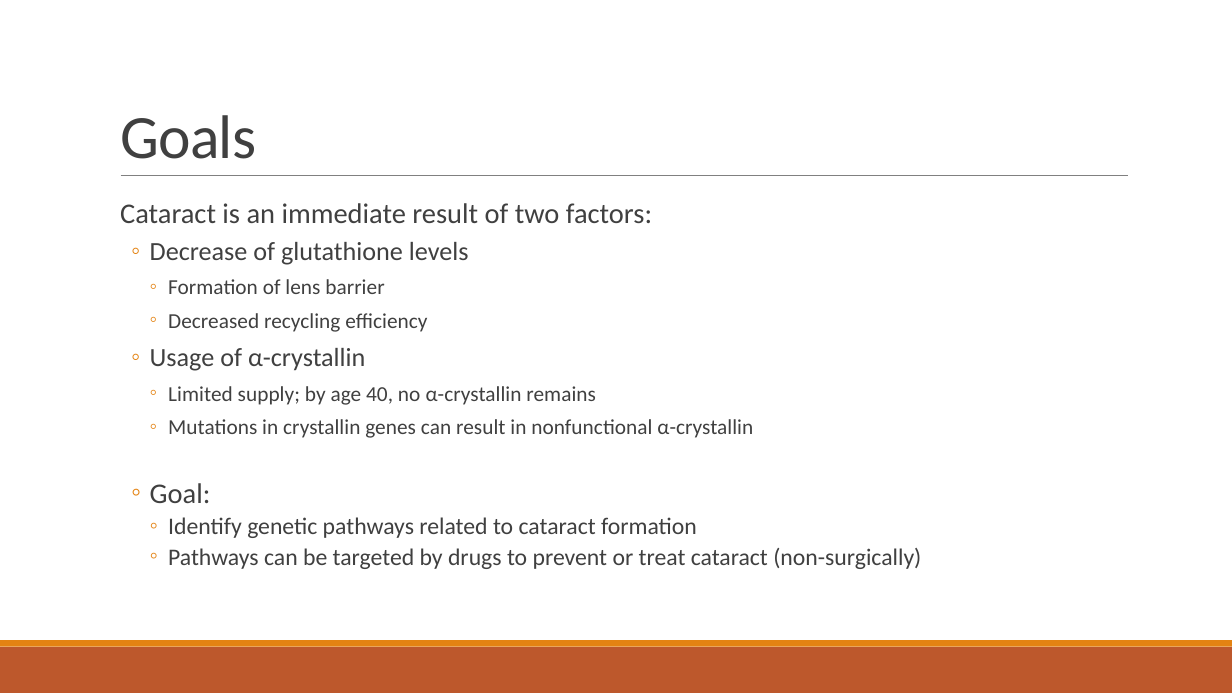
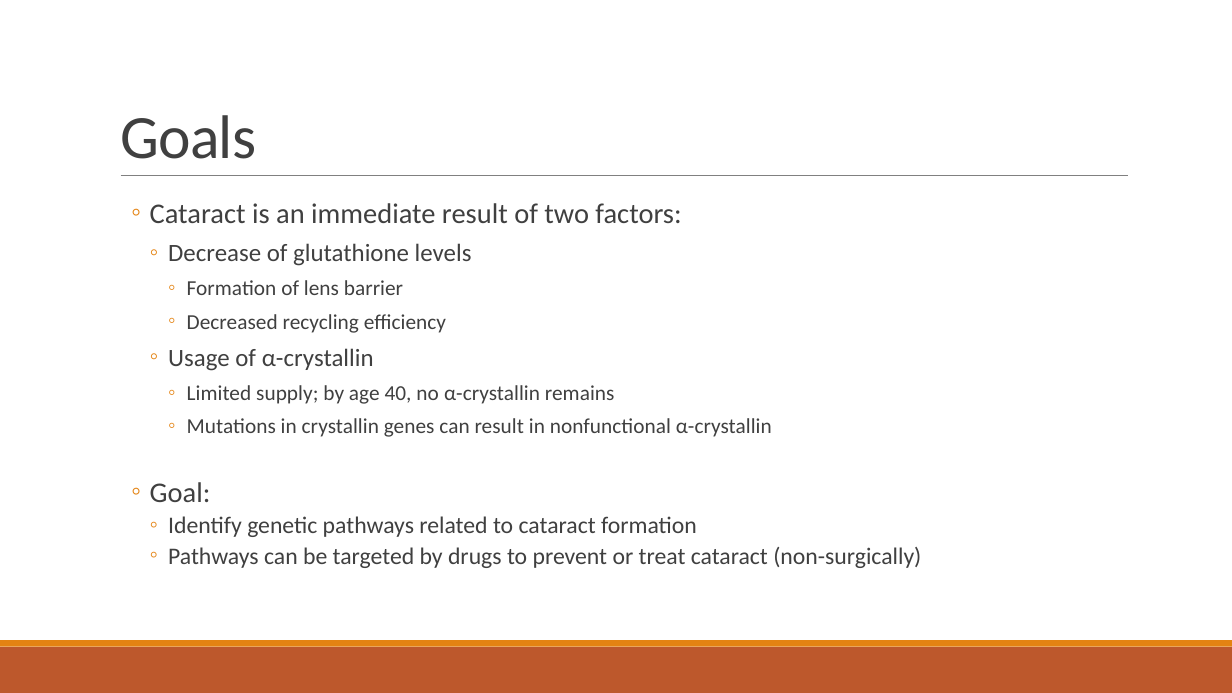
Before and after one commit to dyaom/REHS-2019, a slide deck: slide 6 of Cataract.pptx. Drawn at 1232x693 pixels with LibreOffice and Linux fonts; fonts in the diff are those of the drawing. Boxes give left, top, right and bottom in pixels: in the first picture for what was removed or moved away, otherwise in the second. Text is boxed around its words. In the diff, an @@ line names an element or a change of style, - is before the commit and + after.

```diff
--- a/Cataract.pptx
+++ b/Cataract.pptx
@@ text at [150,203,772,437]: size 20.4 to 19.4 pt in "Decrease of glutathione levels", "Usage of α-crystallin"; bullet   to ◦; list level 1 to 2 in "Cataract is an immediate result ..."; list level 2 to 3 in "Decrease of glutathione levels"; list level 3 to 4 in "Formation of lens barrier"; list level 3 to 4 in "Decreased recycling efficiency"; list level 2 to 3 in "Usage of α-crystallin"; list level 3 to 4 in "Limited supply; by age 40, ..."; list level 3 to 4 in "Mutations in crystallin genes can ..." @@
```
Also in this commit, not shown: 7 other slides changed, 3 slides added, 2 slides removed, 1 other file.
